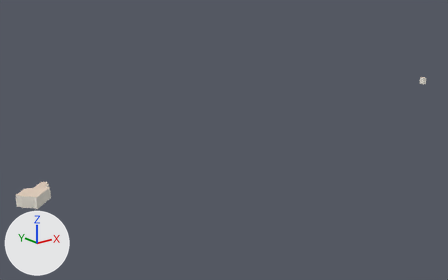
Before and after pictures for a commit that changed the glTF model data/gb/uk-lite/tiles/11-2013-1689.glb.
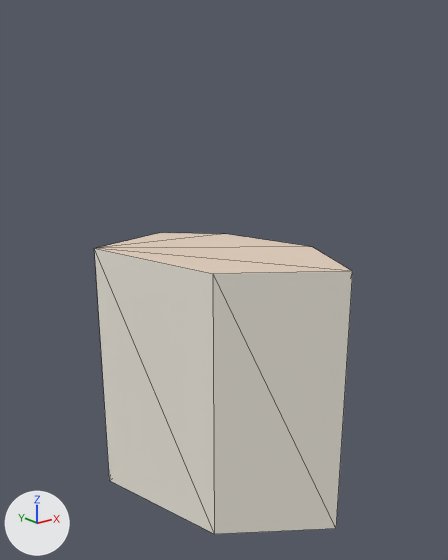
There are two pictures of each version: one whole from a 50 mm lens placed at (-2354.0, -2182.0, 299.0), pointed at (-1695.0, -1358.0, -31.0), one close up from a 50 mm lens placed at (-1116.0, -1380.0, 13.0), pointed at (-1096.0, -1356.0, 3.0). The axes (+X, +Y, +Z) are drawn at lower left. The lights are the same throughout. The first two pictures are the older version. The close-ups show mesh edges as thin lines. Where no turn or scale is listed for an object, it has been applied to the vertices. Vertices at exactly the same position are counted once.
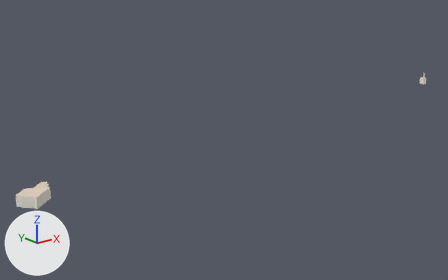
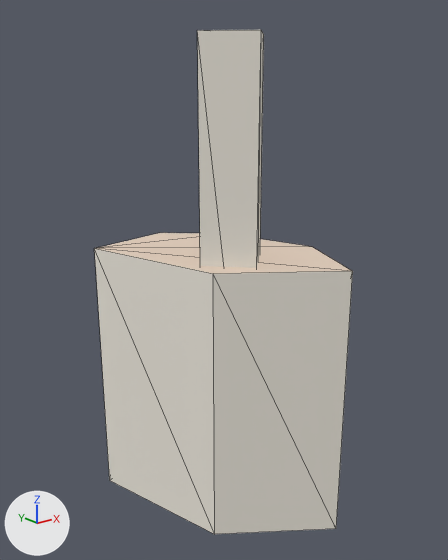
Where the newer file only moved an object's origin or applied its transform, the numbers keep the older frame.

The change in detail:
me_mesh_0 is used by ob_mesh_0; location (-1600.69, -1419.71, -2.58).
me_mesh_0 had 36 vertices, 50 faces and spanned x -510.0..510.0, y -71.0..71.0, z -8.0..8.0.
me_mesh_0 now has 44 vertices, 60 faces and spans x -510.0..510.0, y -71.0..71.0, z -8.0..18.0.
Part 1, on me_mesh_0:
8 vertices are added at x 503.0..507.0, y 61.0..65.0, z -8.0..18.0.
10 new faces join them.

Boxes [x1, y1, x2, y2] around the edits, measured in the close-ups (448 x 560 px):
'Mesh_0', reshaped
    before: [94, 233, 353, 534]
    after: [94, 30, 353, 534]
part 1 of me_mesh_0, added
    after: [197, 30, 264, 268]
